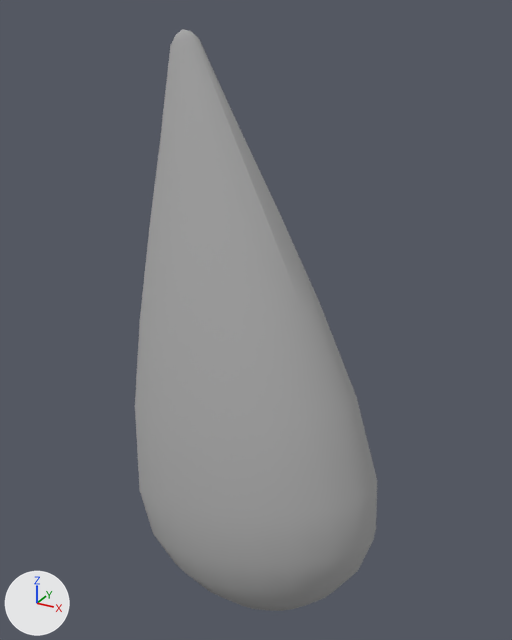
The glTF model Data/TeamModels/Enemy/MorphTearModel.gltf: old version first, new version second.
One viewpoint serves both versions: a camera (50 mm lens) standing at (0.481, -0.708, 0.034) and looking at (0.127, -0.065, -0.288). The axes (+X, +Y, +Z) are drawn at lower left. The lights are the same throughout. The picture after the commit comes second. Where no turn or scale is listed for an object, it has been applied to the vertices.

The first picture shows 'BossTearModel'.
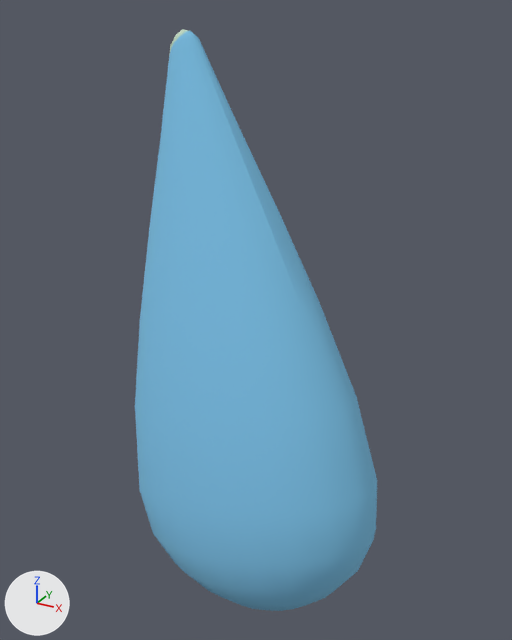
Pixel boxes [x1, y1, x2, y2] of what changed, in the pictures (512 x 640 px):
'BossTearModel', recoloured (grey to blue): [135, 29, 377, 611] in both

The change, as a list of edits to the scene's bpy script:
```text
Add img_boss_asset:
    img_boss_asset = load_image('boss_asset', 'boss_asset.png', 2048, 2048, 'sRGB')
Add mat_m_boss_asset:
    mat_m_boss_asset = bpy.data.materials.new('m_boss_asset')
    # colours: white #e7e7e7
    # uses the picture img_boss_asset
Change me_mesh_0:
    where me_mesh_0.from_pydata(...)  # 242 vertices, 480 faces; spans x -0.039..0.292, y -0.182..0.02, z -0.653..0.013
    remove me_mesh_0.materials.append(mat_lambert2)  # grey #aaaaaa
    add me_mesh_0.materials.append(mat_m_boss_asset)
```
